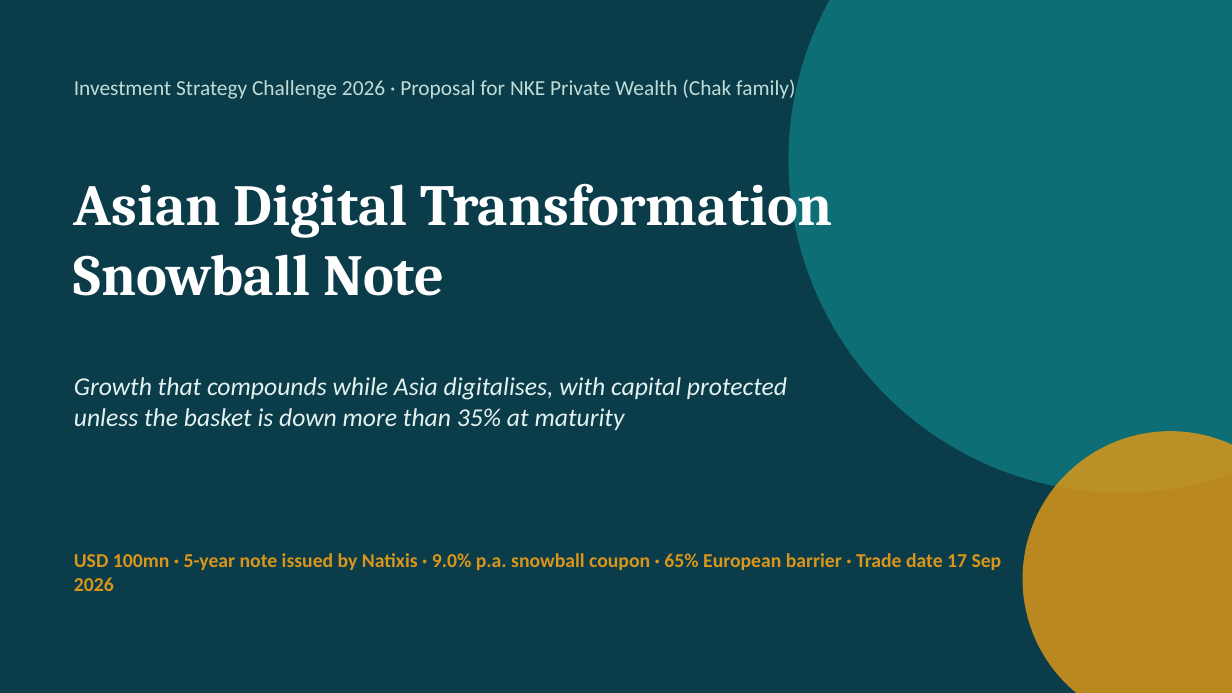
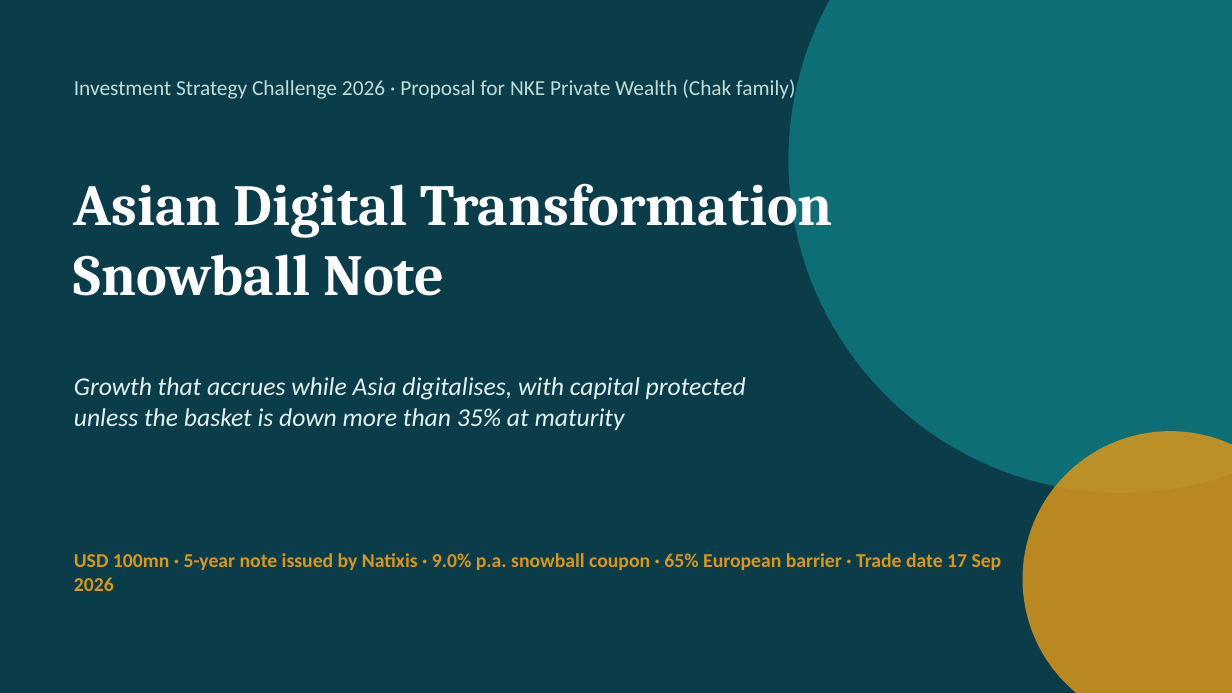
Before and after one commit to benjaminlhl/natixis-case-comp, a slide deck: slide 1 of deck/Asian-Digital-Snowball-Note.pptx. Drawn at 1232x693 pixels with LibreOffice and Linux fonts; fonts in the diff are those of the drawing. Boxes give left, top, right and bottom in pixels: in the first picture for what was removed or moved away, otherwise in the second. Text is boxed around its words. In the diff, an @@ line names an element or a change of style, - is before the commit and + after.

```diff
--- a/deck/Asian-Digital-Snowball-Note.pptx
+++ b/deck/Asian-Digital-Snowball-Note.pptx
@@ text at bbox=[74, 377, 746, 430]: text changed @@
-Growth that compounds while Asia digitalises, with capital protected unless the basket is down more than 35% at maturity
+Growth that accrues while Asia digitalises, with capital protected unless the basket is down more than 35% at maturity
```
Also in this commit, not shown: 4 other slides changed, 2 other files.
